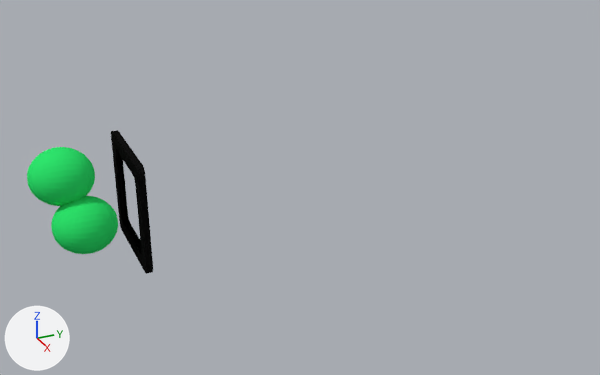
Two versions of the Blender file Zoo/blender/FORMIN.blend, one commit apart.
Before and after are seen from a camera (50 mm lens) standing at (47.5, -9.5, 18.8) and looking at (0.1, 11.8, -4.9). Every picture has the same lights, and +X, +Y and +Z are marked at lower left.
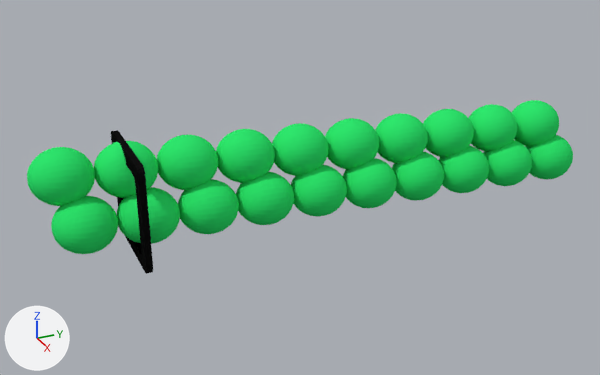
Location of each change, [x1, y1, x2, y2] in pixels of the pictures (600 x 375 px):
'Sphere.001', modifiers changed (672% wider, 78% taller): before [27, 147, 95, 206]; after [27, 100, 559, 206]
'Sphere', modifiers changed (669% wider, 103% taller): before [51, 196, 118, 254]; after [51, 135, 573, 254]

The edits, one by one:
Object 'Sphere.001' (ob_sphere_001) gains a ARRAY modifier named 'Array'.
Modifier setting: count = 10.
Modifier setting: constant_offset_displace = (0.0, 0.0, 0.0).
Modifier setting: relative_offset_displace = (0.0, 0.0, 1.0).
Object 'Sphere' (ob_sphere) gains a ARRAY modifier named 'Array'.
Modifier setting: count = 10.
Modifier setting: constant_offset_displace = (0.0, 0.0, 1.0).
Modifier setting: relative_offset_displace = (0.0, 0.0, 1.0).
Object 'Sphere' (ob_sphere) gains a CURVE modifier named 'Curve'.
Modifier setting: deform_axis = 'POS_Y'.
